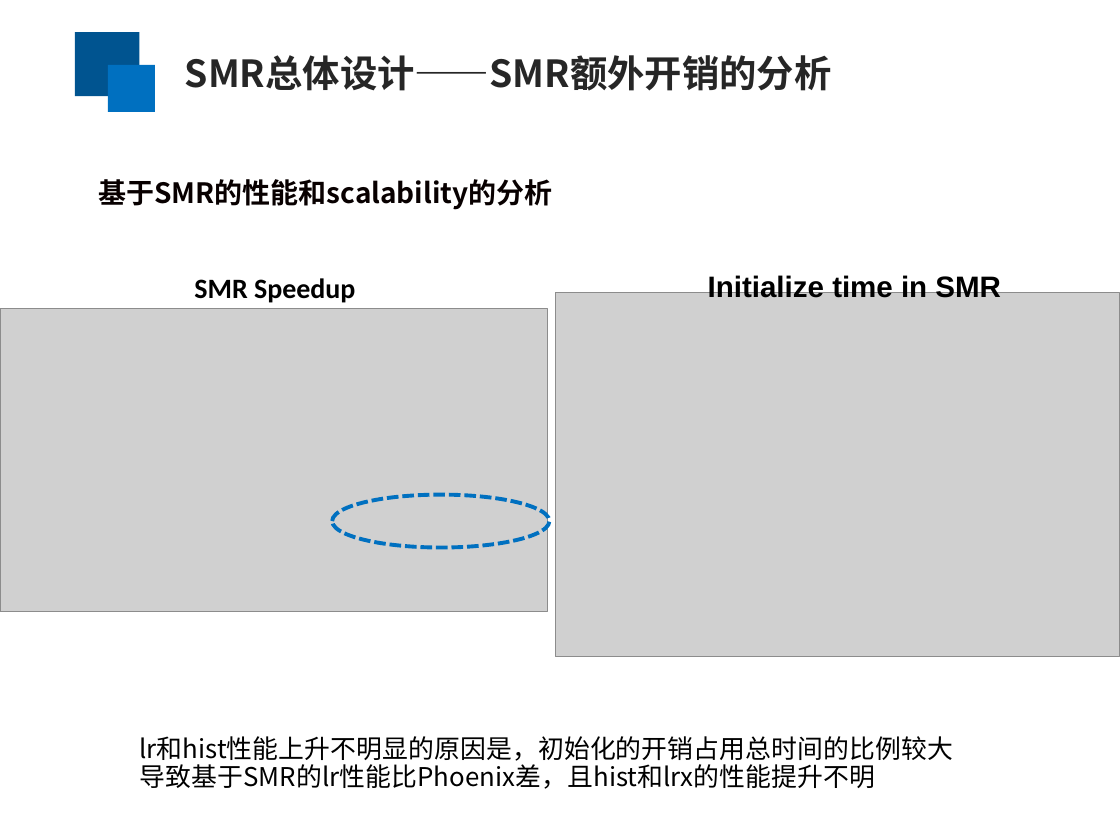
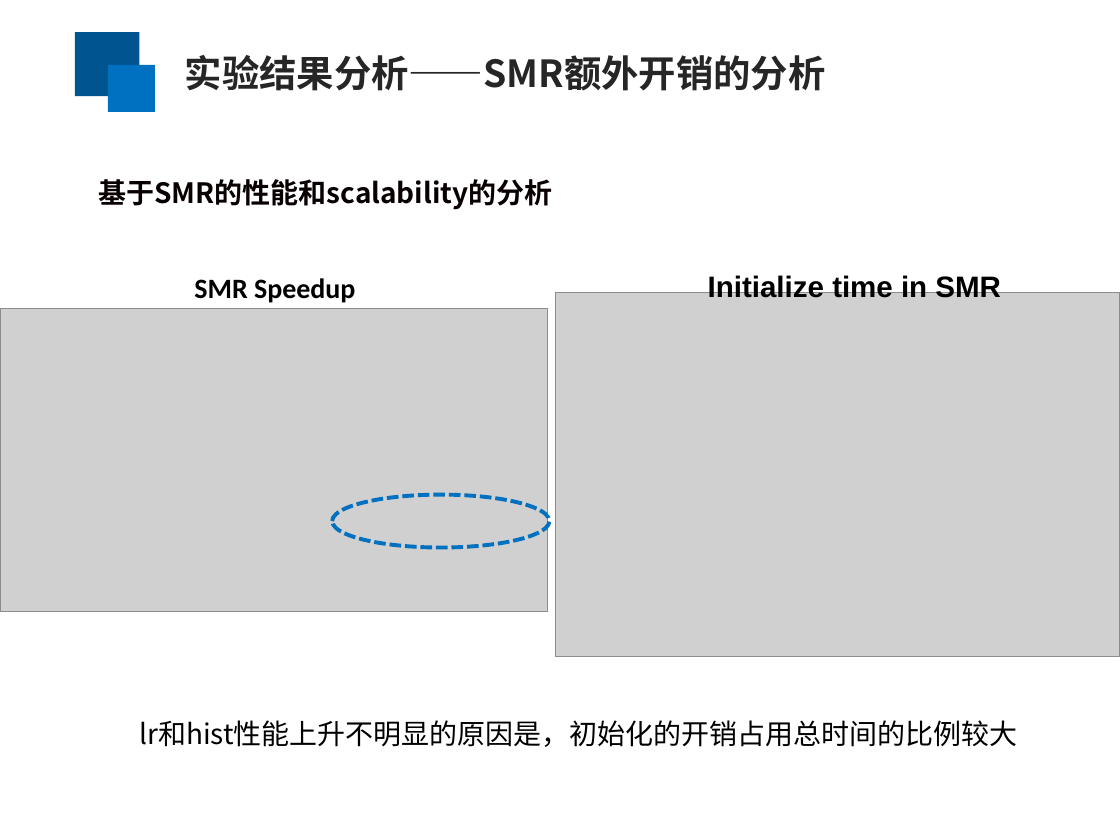
Before and after one commit to yufenyu/work, a slide deck: slide 23 of dmr_paper/paper/chinaSys-2016.ppt. Drawn at 1120x840 pixels with LibreOffice and Linux fonts; fonts in the diff are those of the drawing; grey boxes stand for pictures. Boxes give left, top, right and bottom in pixels: in the first picture for what was removed or moved away, otherwise in the second. Text is boxed around its words. In the diff, an @@ line names an element or a change of style, - is before the commit and + after.

```diff
--- a/dmr_paper/paper/chinaSys-2016.ppt
+++ b/dmr_paper/paper/chinaSys-2016.ppt
@@ text at (185, 55, 826, 91): text changed @@
-SMR总体设计——SMR额外开销的分析
+实验结果分析——SMR额外开销的分析
@@ text "lr和hist性能上升不明显的原因是，初始化的开销占用总时间的比例较大": place and size @@
-text "lr和hist性能上升不明显的原因是，初始化的开销占用总时间的比例较大" at (139, 736, 953, 789)
+text "lr和hist性能上升不明显的原因是，初始化的开销占用总时间的比例较大" at (139, 720, 1018, 747)
@@ text "lr和hist性能上升不明显的原因是，初始化的开销占用总时间的比例较大" at (139, 720, 1018, 747): size 16.6 to 18 pt; line spacing 0.9 to 1 @@
@@ text at (139, 759, 875, 789): paragraph removed @@
-导致基于SMR的lr性能比Phoenix差，且hist和lrx的性能提升不明
```
Also in this commit, not shown: 1 other slide changed, 1 slide added.
